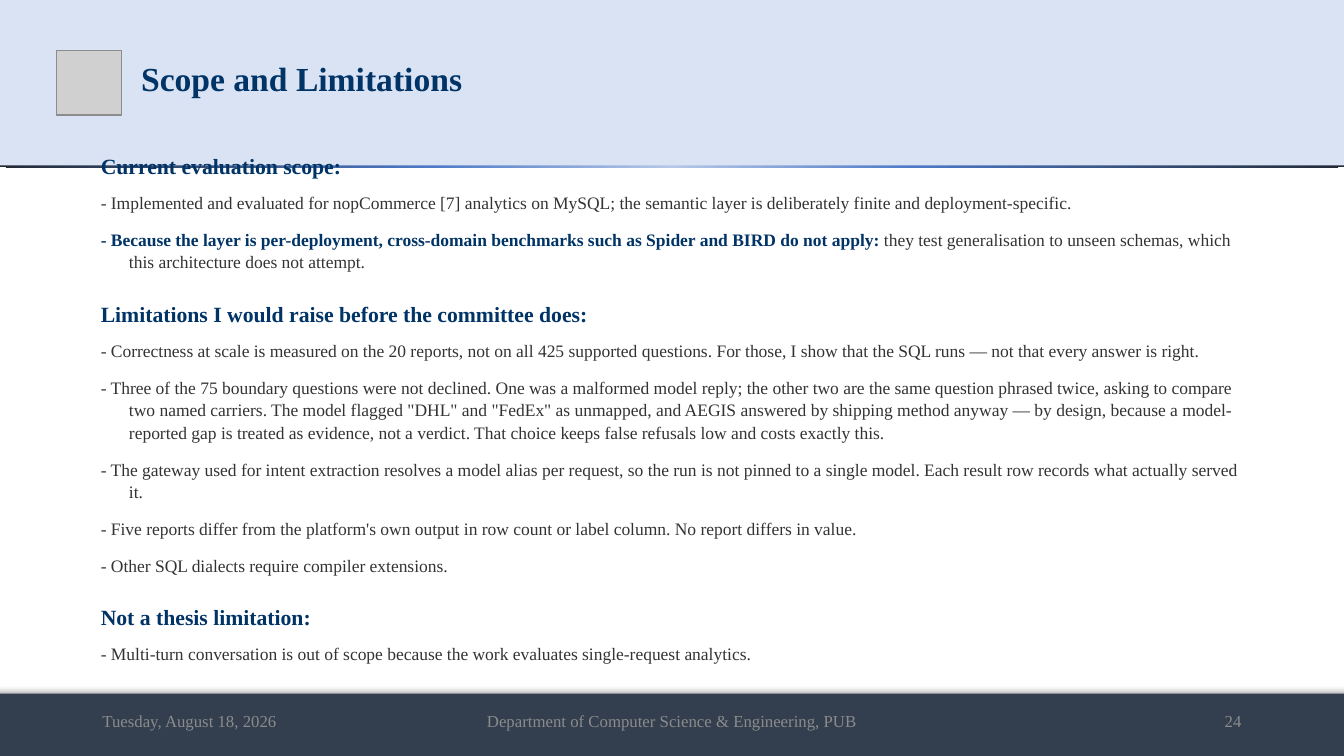
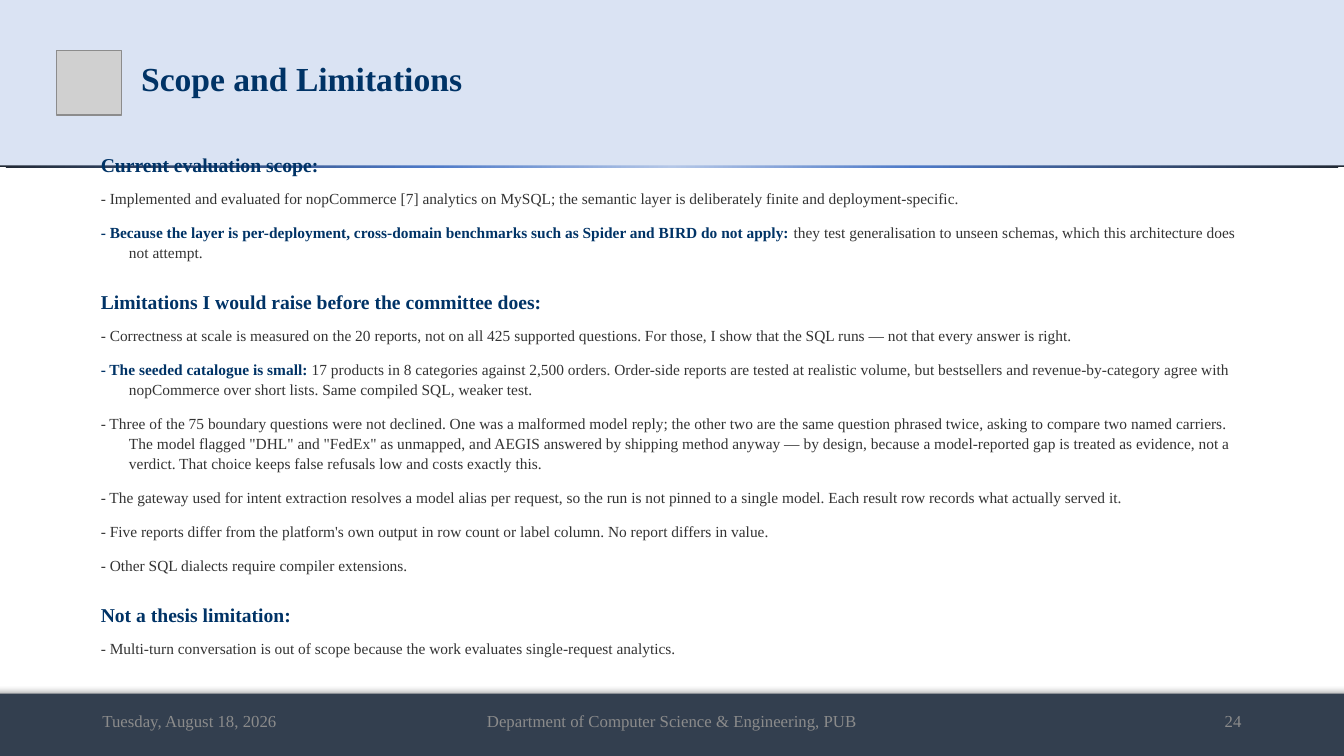
Before and after one commit to md-riaz/AEGIS-Research, a slide deck: slide 24 of docs/scripts/Md_Riaz_Final_Defense_0322310105101024.pptx. Drawn at 1344x756 pixels with LibreOffice and Linux fonts; fonts in the diff are those of the drawing; grey boxes stand for pictures. Boxes give left, top, right and bottom in pixels: in the first picture for what was removed or moved away, otherwise in the second. Text is boxed around its words. In the diff, an @@ line names an element or a change of style, - is before the commit and + after.

```diff
--- a/docs/scripts/Md_Riaz_Final_Defense_0322310105101024.pptx
+++ b/docs/scripts/Md_Riaz_Final_Defense_0322310105101024.pptx
@@ text at [101,158,1235,658]: size 15.5 to 14 pt in "Current evaluation scope:", "Limitations I would raise before the committee ...", "Not a thesis limitation:"; size 12.5 to 11 pt in "- Implemented and evaluated for nopCommerce [7] ...", "- Because the layer is per-deployment, cross-domain ...", "- Correctness at scale is measured on ...", "- Three of the 75 boundary questions ..." and 4 more places @@
@@ text at [109,364,1228,399]: paragraph added @@
+- The seeded catalogue is small: 17 products in 8 categories against 2,500 orders. Order-side reports are tested at realistic volume, but bestsellers and revenue-by-category agree with nopCommerce over short lists. Same compiled SQL, weaker test.
```
Also in this commit, not shown: 6 other slides changed, 14 other files.
